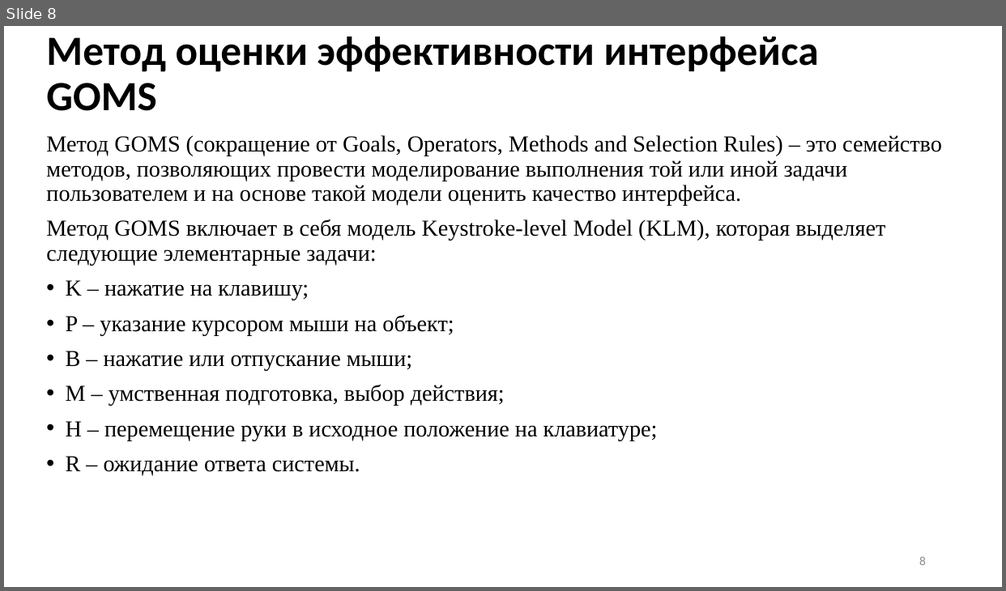
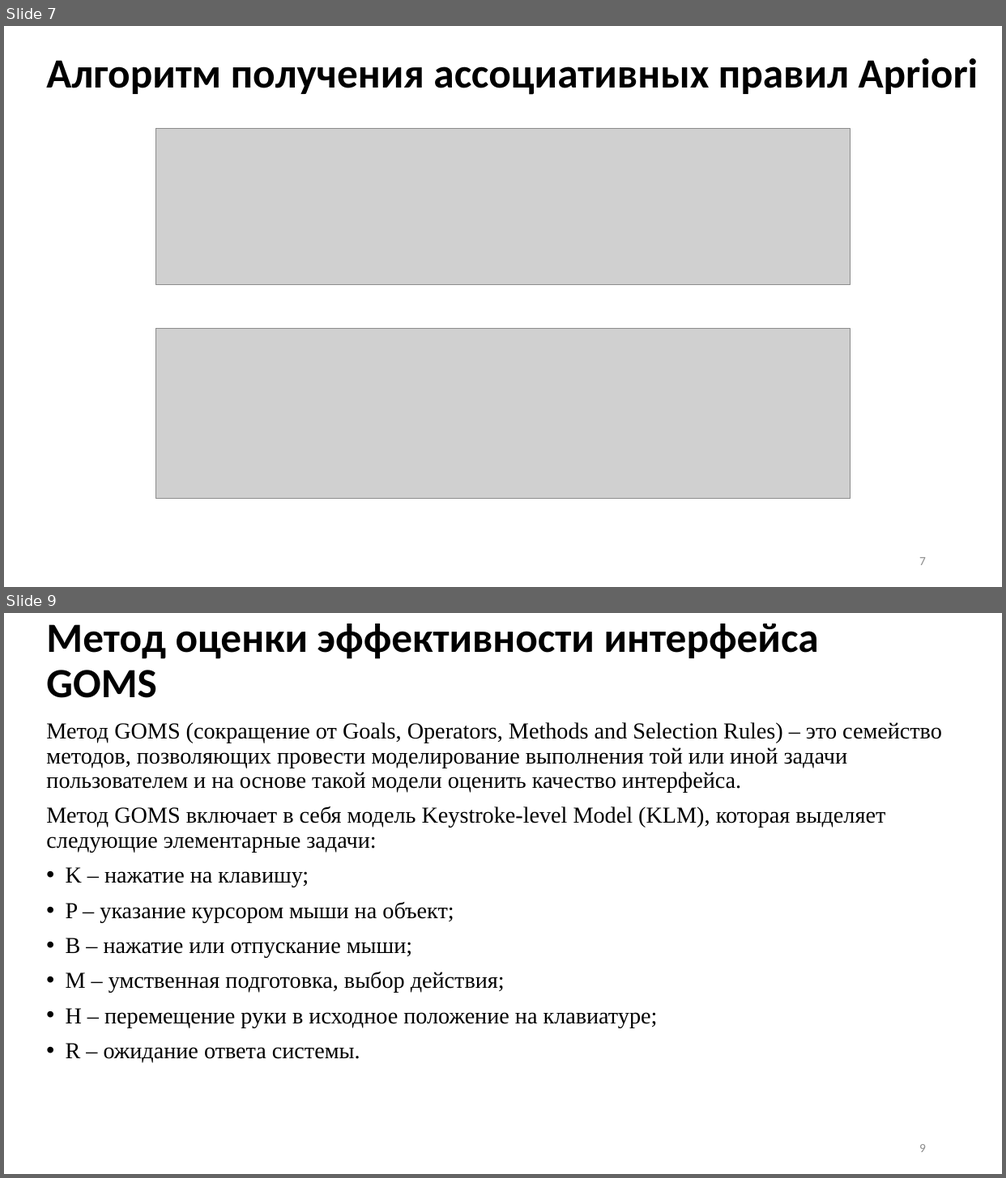
Before and after one commit to Inlucker/7semestr, a slide deck: НИР и ВКР/Презентация/ПронинАС_НИР_презентация.pptx. Shown one above the other, each under a label of ours: slide 8 before the commit, slides 7 and 9 after it; the slides between them are not shown. The pictures are 1006x591 and 1006x1178 pixels, drawn with LibreOffice and Linux fonts; fonts in the diff are those of the drawing; grey boxes stand for pictures. Boxes give left, top, right and bottom in pixels: in the first picture for what was removed or moved away, otherwise in the second. Text is boxed around its words. In the diff, an @@ line names an element or a change of style, - is before the commit and + after.

```diff
--- a/НИР и ВКР/Презентация/ПронинАС_НИР_презентация.pptx
+++ b/НИР и ВКР/Презентация/ПронинАС_НИР_презентация.pptx
@@ slide 7 added at <box>4,26,1002,587</box>, background #FFFFFF @@
@@ title added at <box>46,58,978,95</box>, 40 pt, text #000000, bold @@
+Алгоритм получения ассоциативных правил Apriori
@@ picture added at <box>156,129,850,284</box> @@
@@ picture added at <box>156,329,850,499</box> @@
@@ page number added at <box>919,557,926,565</box>, 12 pt, text #8C8C8C @@
+7
@@ what was slide 8 is now slide 9 @@
@@ page number at <box>919,1144,926,1152</box>: text changed @@
-8
+9
```
Also in this commit, not shown: 2 slides changed, 1 other slide added, 1 slide removed, 12 other files.
